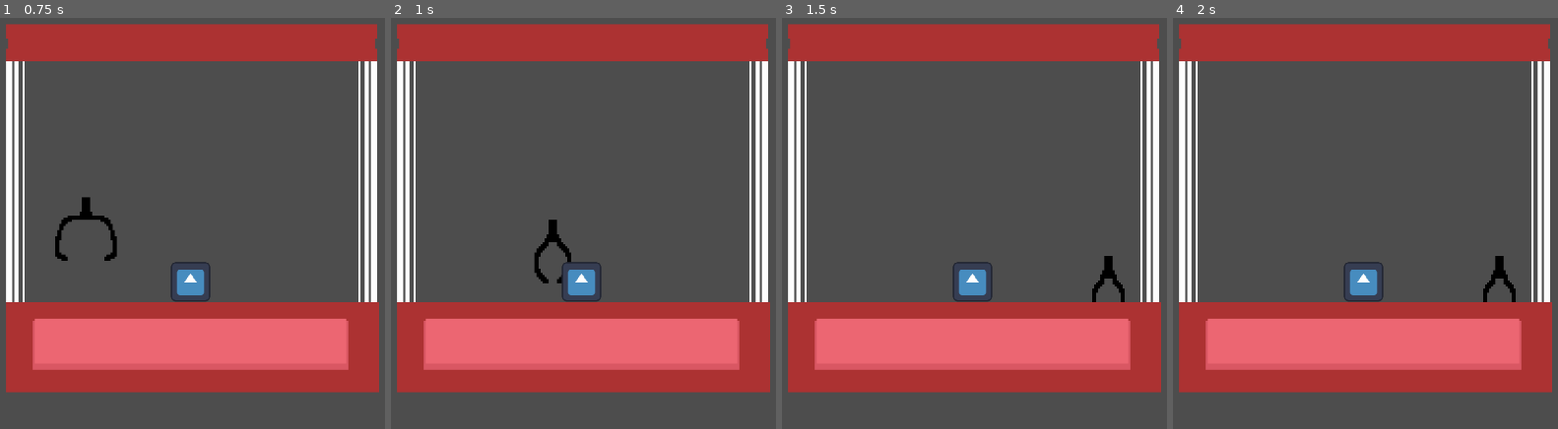
Above: before the commit, frames 1-4 (left to right).
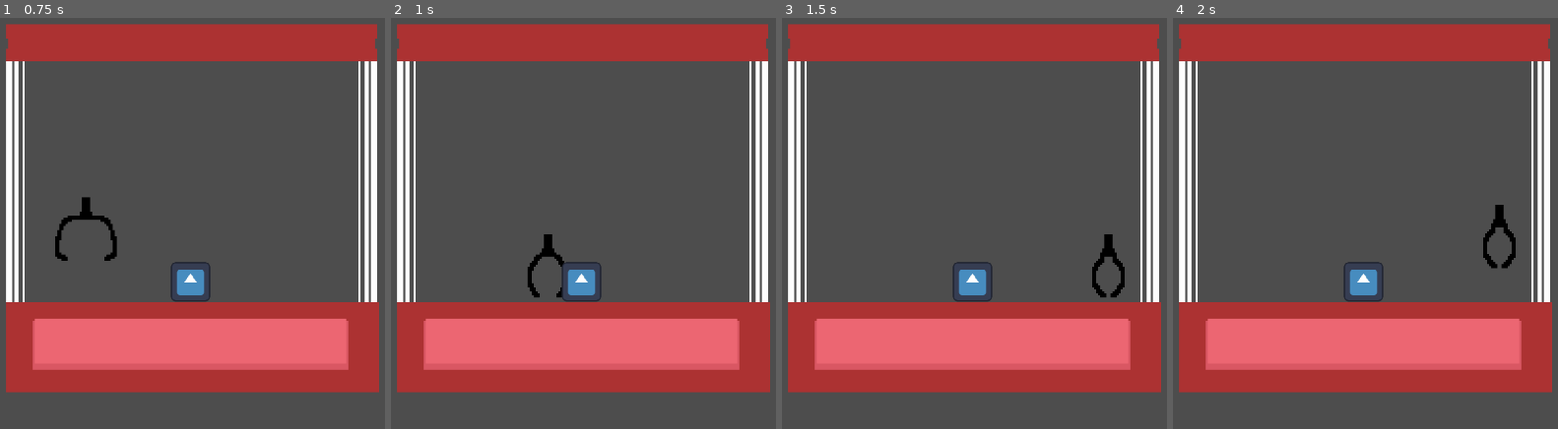
Above: after the commit, the same moments.

Repository: Jossulus/gamedevjs-jam
Game: Godot game, scene res://Scenes/game.tscn
The game is run twice, just before and just after one commit, with the same random seed, the same clock (stepped at 60 frames per second) and the same inputs. The engine's default icon, where the game draws it, is replaced by a stand-in: a white triangle on a blue panel in a dark square.
Inputs (mouse positions are in pixels of both pictures, inside the frame that each line leads up to):
- Up to frame 1 (0.75 s): tap Enter at 0.5 s; move the mouse to (361, 186) at 0.52 s; hold D (claw_right) from 0.53 s (still down); click (361, 186) at 0.6 s
- Up to frame 2 (1 s): keep holding D (claw_right); tap W (claw_up) at 0.77 s
- Up to frame 3 (1.5 s): keep holding D (claw_right); move the mouse to (816, 231) at 1.27 s; click (816, 231) at 1.35 s
- Up to frame 4 (2 s): keep holding D (claw_right); tap W (claw_up) at 1.52 s

Frame 1 is identical in both runs. In frame 2, 0.6% of the frame differs, in the area x 35-47%, y 49-68%; in frame 3, 0.7%; in frame 4, 0.8%, in the area x 80-90%, y 45-70%.

Commit message:
bug fixes

Diff:
--- a/gamedev.js-entry/Objects/Claw/claw.gd
+++ b/gamedev.js-entry/Objects/Claw/claw.gd
@@ -70,13 +70,22 @@
 			handle_up()
 		INPUT.RETURN:
 			handle_return()
-	if is_x_position_in_boundary():
-		move_and_slide()
+	if not is_x_position_in_boundary(): velocity.x = 0
+	if not is_above_ground():
+		position.y -= 1
+		velocity.y = 0
+	move_and_slide()
 
 
 func is_x_position_in_boundary() -> bool:
 	var dir : int = velocity.x / abs(velocity.x) if velocity.x != 0 else 0
 	return position.x + dir < right_boundary_marker.position.x and position.x + dir > left_boundary_marker.position.x
+
+
+func is_above_ground() -> bool:
+	var dir_y : int = 1 if get_claw_input_direction().y > 0 else 0
+	return position.y + dir_y < ground_position_marker.position.y
+
 
 
 func get_claw_input_direction() -> Vector2:
--- a/gamedev.js-entry/Scenes/game.tscn
+++ b/gamedev.js-entry/Scenes/game.tscn
@@ -38,7 +38,7 @@
 texture = ExtResource("3_wrm1d")
 
 [node name="Ground Position" type="Marker2D" parent="." unique_id=82896138]
-position = Vector2(-68, 21)
+position = Vector2(-68, 29)
 
 [node name="RightBoundary" type="Marker2D" parent="." unique_id=720215480]
 position = Vector2(66, 45)
